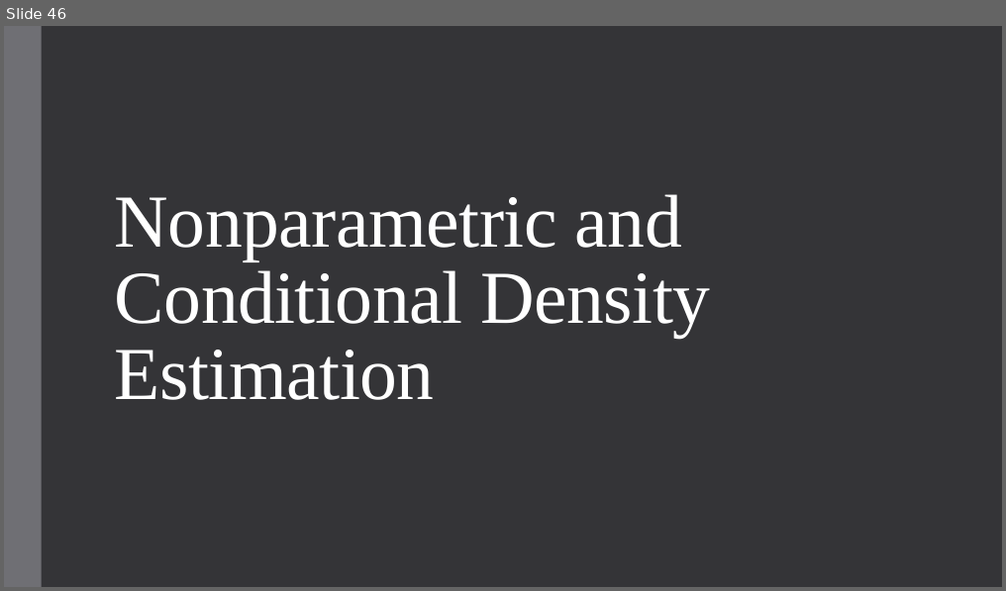
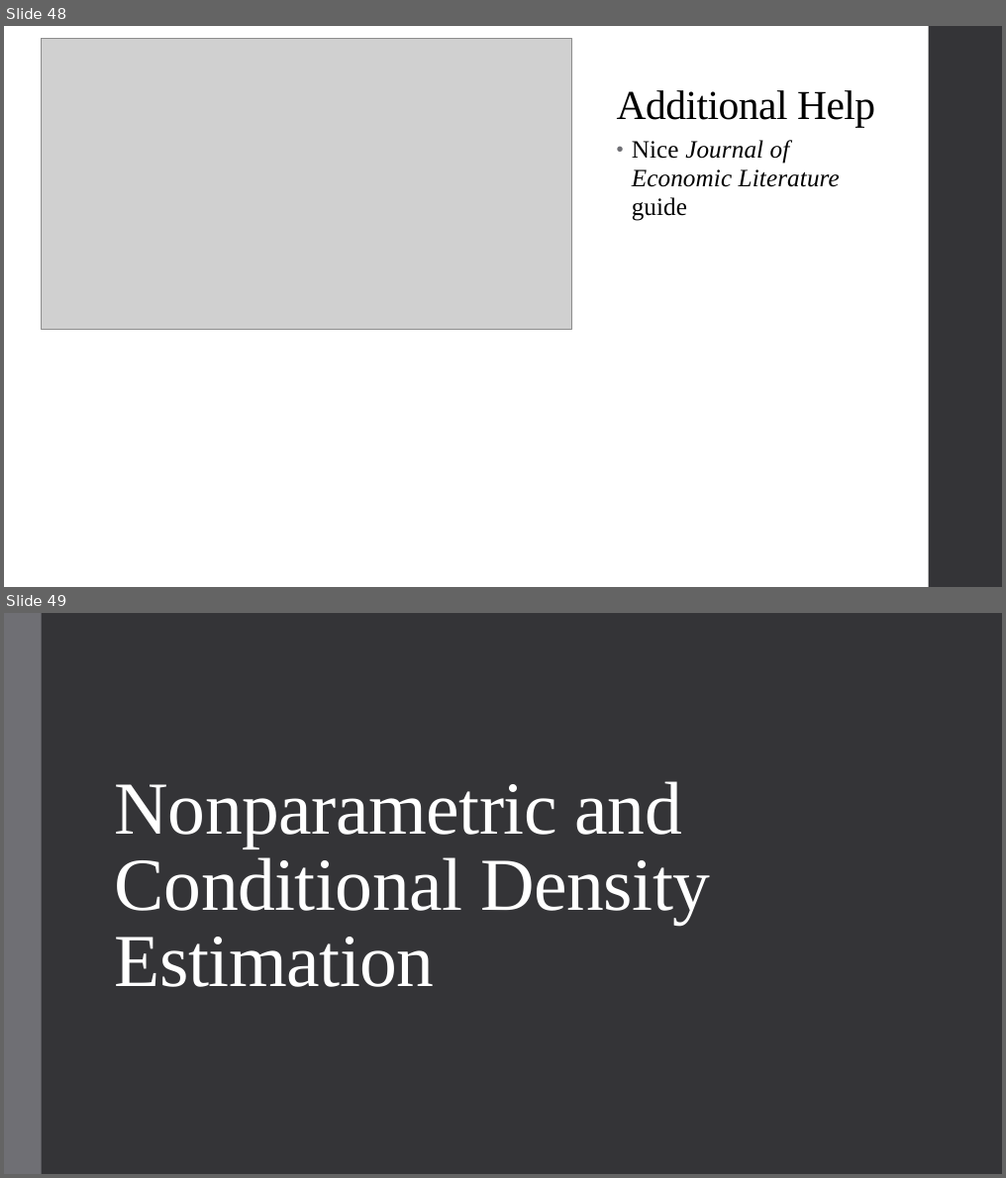
Before and after one commit to qiufei/fork-HAD5744, a slide deck: Lecture11_SyntheticControl_QuantileRegression/Lecture11_SyntheticControl_QuantileRegression.pptx. Shown one above the other, each under a label of ours: slide 46 before the commit, slides 48 and 49 after it. The pictures are 1006x591 and 1006x1178 pixels, drawn with LibreOffice and Linux fonts; fonts in the diff are those of the drawing; grey boxes stand for pictures. Boxes give left, top, right and bottom in pixels: in the first picture for what was removed or moved away, otherwise in the second. Text is boxed around its words. In the diff, an @@ line names an element or a change of style, - is before the commit and + after.

```diff
--- a/Lecture11_SyntheticControl_QuantileRegression/Lecture11_SyntheticControl_QuantileRegression.pptx
+++ b/Lecture11_SyntheticControl_QuantileRegression/Lecture11_SyntheticControl_QuantileRegression.pptx
@@ slide 48 added at (4,26,1002,587), background #FFFFFF @@
@@ picture added at (42,39,571,329) @@
@@ rectangle added at (929,26,1002,587), fill #353537 @@
@@ title added at (617,90,875,127), 39.6 pt, text #000000 @@
+Additional Help
@@ text added at (632,140,840,221), 24 pt, text #000000, italic @@
+• Nice Journal of Economic Literature guide
@@ what was slide 46 is now slide 49 @@
```
Also in this commit, not shown: 12 slides changed, 7 other slides added, 5 slides removed, 4 other files.
